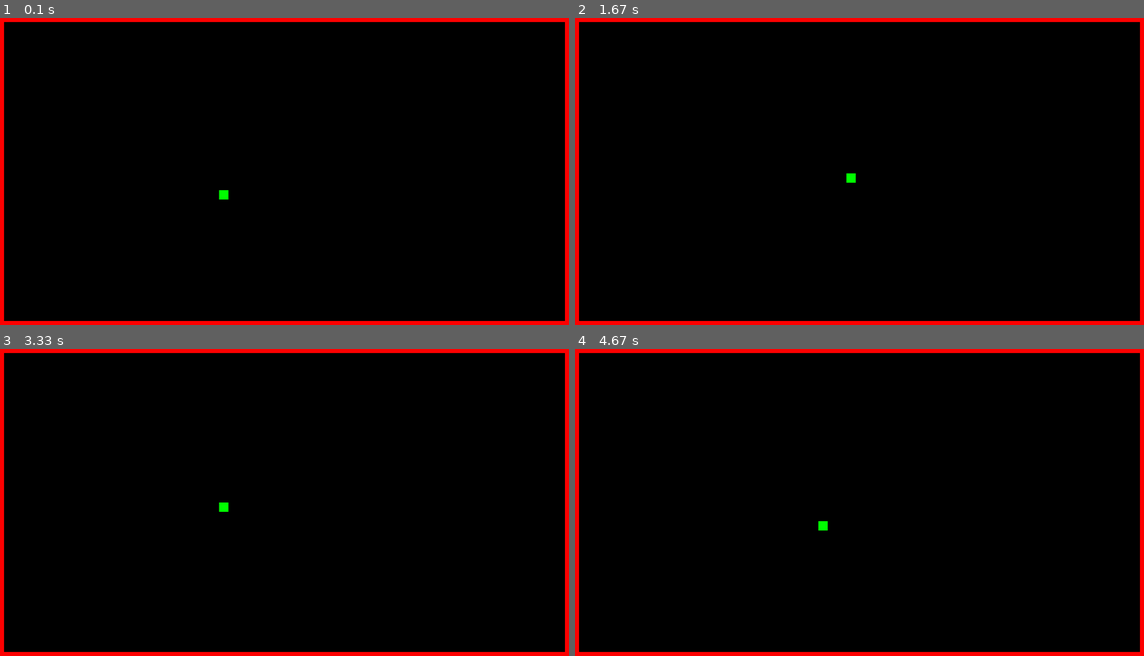
Above: before the commit, frames 1-4 (two rows, left to right).
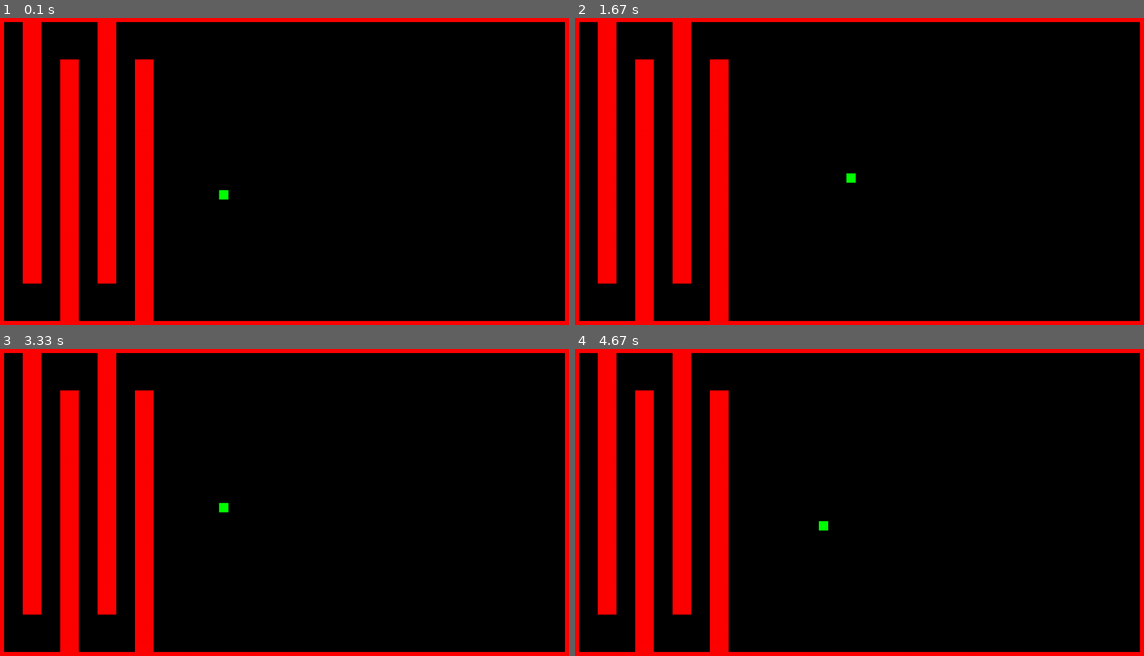
Above: after the commit, the same moments.

Repository: AlickDaSlayer/galvez-classwork
Game: pygame game, started from MiniProject/main.py
The game is run twice, just before and just after one commit, with the same random seed, the same clock (stepped at 60 frames per second) and the same inputs.
Inputs:
- Up to frame 1 (0.1 s): no input
- Up to frame 2 (1.67 s): hold Right 0.33-0.8 s; hold Up 0.83-1.13 s; hold Right 1.17-1.63 s
- Up to frame 3 (3.33 s): hold Left 1.67-2.2 s; hold Down 2.23-2.53 s; hold Left 2.57-2.97 s; hold Up from 3 s (still down)
- Up to frame 4 (4.67 s): release Up at 3.37 s; hold Right 3.4-4.03 s; hold Down 4.07-4.43 s; hold Left from 4.47 s (still down)

The runs differ from the first frame. In frame 1, 12% of the frame differs, in the area x 3-28%, y 1-99%; in frame 2, 12%; in frame 3, 12%, in the area x 3-41%, y 1-99%; in frame 4, 12%.

Commit message:
Update main.py

Diff:
--- a/MiniProject/main.py
+++ b/MiniProject/main.py
@@ -1,4 +1,5 @@
 import pygame
+import sys
 
 # Define some colors
 BLACK = (0, 0, 0)
@@ -24,15 +25,31 @@
         self.rect = self.image.get_rect()
         self.rect.x = x
         self.rect.y = y
-        self.change = -1
-        self.speed = 0
+        self.left_pressed = False
+        self.right_pressed = False
+        self.down_pressed = False
+        self.up_pressed = False
+        self.speed = 1
 
-    def movePlayer(self,x,y):
-        self.rect.x += x
-        self.rect.y += y
+##    def movePlayer(self,x,y):
+##        self.rect.x += x
+##        self.rect.y += y
 
     def update(self):
-        pass
+        self.velX = 0
+        self.velY = 0
+
+        if self.left_pressed and not self.right_pressed:
+            self.velX = -self.speed
+        if self.right_pressed and not self.left_pressed:
+            self.velX = self.speed
+        if self.up_pressed and not self.down_pressed:
+            self.velY = -self.speed
+        if self.down_pressed and not self.up_pressed:
+            self.velY = self.speed
+
+        self.rect.x += self.velX
+        self.rect.y += self.velY
 
 class Wall(pg.sprite.Sprite):
     def __init__(self, x, y, w, h):
@@ -46,22 +63,22 @@
 
 map = [
     [1,1,1,1,1,1,1,1,1,1,1,1,1,1,1,1,1,1,1,1,1,1,1,1,1,1,1,1,1,1,1,1],
-    [1,0,0,0,0,0,0,0,0,0,0,0,0,0,0,0,0,0,0,0,0,0,0,0,0,0,0,0,0,0,0,1],
-    [1,0,0,0,0,0,0,0,0,0,0,0,0,0,0,0,0,0,0,0,0,0,0,0,0,0,0,0,0,0,0,1],
-    [1,0,0,0,0,0,0,0,0,0,0,0,0,0,0,0,0,0,0,0,0,0,0,0,0,0,0,0,0,0,0,1],
-    [1,0,0,0,0,0,0,0,0,0,0,0,0,0,0,0,0,0,0,0,0,0,0,0,0,0,0,0,0,0,0,1],
-    [1,0,0,0,0,0,0,0,0,0,0,0,0,0,0,0,0,0,0,0,0,0,0,0,0,0,0,0,0,0,0,1],
-    [1,0,0,0,0,0,0,0,0,0,0,0,0,0,0,0,0,0,0,0,0,0,0,0,0,0,0,0,0,0,0,1],
-    [1,0,0,0,0,0,0,0,0,0,0,0,0,0,0,0,0,0,0,0,0,0,0,0,0,0,0,0,0,0,0,1],
-    [1,0,0,0,0,0,0,0,0,0,0,0,0,0,0,0,0,0,0,0,0,0,0,0,0,0,0,0,0,0,0,1],
-    [1,0,0,0,0,0,0,0,0,0,0,0,0,0,0,0,0,0,0,0,0,0,0,0,0,0,0,0,0,0,0,1],
-    [1,0,0,0,0,0,0,0,0,0,0,0,0,0,0,0,0,0,0,0,0,0,0,0,0,0,0,0,0,0,0,1],
-    [1,0,0,0,0,0,0,0,0,0,0,0,0,0,0,0,0,0,0,0,0,0,0,0,0,0,0,0,0,0,0,1],
-    [1,0,0,0,0,0,0,0,0,0,0,0,0,0,0,0,0,0,0,0,0,0,0,0,0,0,0,0,0,0,0,1],
-    [1,0,0,0,0,0,0,0,0,0,0,0,0,0,0,0,0,0,0,0,0,0,0,0,0,0,0,0,0,0,0,1],
-    [1,0,0,0,0,0,0,0,0,0,0,0,0,0,0,0,0,0,0,0,0,0,0,0,0,0,0,0,0,0,0,1],
-    [1,0,0,0,0,0,0,0,0,0,0,0,0,0,0,0,0,0,0,0,0,0,0,0,0,0,0,0,0,0,0,1],
-    [1,0,0,0,0,0,0,0,0,0,0,0,0,0,0,0,0,0,0,0,0,0,0,0,0,0,0,0,0,0,0,1],
+    [1,0,1,0,0,0,1,0,0,0,0,0,0,0,0,0,0,0,0,0,0,0,0,0,0,0,0,0,0,0,0,1],
+    [1,0,1,0,0,0,1,0,0,0,0,0,0,0,0,0,0,0,0,0,0,0,0,0,0,0,0,0,0,0,0,1],
+    [1,0,1,0,1,0,1,0,1,0,0,0,0,0,0,0,0,0,0,0,0,0,0,0,0,0,0,0,0,0,0,1],
+    [1,0,1,0,1,0,1,0,1,0,0,0,0,0,0,0,0,0,0,0,0,0,0,0,0,0,0,0,0,0,0,1],
+    [1,0,1,0,1,0,1,0,1,0,0,0,0,0,0,0,0,0,0,0,0,0,0,0,0,0,0,0,0,0,0,1],
+    [1,0,1,0,1,0,1,0,1,0,0,0,0,0,0,0,0,0,0,0,0,0,0,0,0,0,0,0,0,0,0,1],
+    [1,0,1,0,1,0,1,0,1,0,0,0,0,0,0,0,0,0,0,0,0,0,0,0,0,0,0,0,0,0,0,1],
+    [1,0,1,0,1,0,1,0,1,0,0,0,0,0,0,0,0,0,0,0,0,0,0,0,0,0,0,0,0,0,0,1],
+    [1,0,1,0,1,0,1,0,1,0,0,0,0,0,0,0,0,0,0,0,0,0,0,0,0,0,0,0,0,0,0,1],
+    [1,0,1,0,1,0,1,0,1,0,0,0,0,0,0,0,0,0,0,0,0,0,0,0,0,0,0,0,0,0,0,1],
+    [1,0,1,0,1,0,1,0,1,0,0,0,0,0,0,0,0,0,0,0,0,0,0,0,0,0,0,0,0,0,0,1],
+    [1,0,1,0,1,0,1,0,1,0,0,0,0,0,0,0,0,0,0,0,0,0,0,0,0,0,0,0,0,0,0,1],
+    [1,0,1,0,1,0,1,0,1,0,0,0,0,0,0,0,0,0,0,0,0,0,0,0,0,0,0,0,0,0,0,1],
+    [1,0,1,0,1,0,1,0,1,0,0,0,0,0,0,0,0,0,0,0,0,0,0,0,0,0,0,0,0,0,0,1],
+    [1,0,0,0,1,0,0,0,1,0,0,0,0,0,0,0,0,0,0,0,0,0,0,0,0,0,0,0,0,0,0,1],
+    [1,0,0,0,1,0,0,0,1,0,0,0,0,0,0,0,0,0,0,0,0,0,0,0,0,0,0,0,0,0,0,1],
     [1,1,1,1,1,1,1,1,1,1,1,1,1,1,1,1,1,1,1,1,1,1,1,1,1,1,1,1,1,1,1,1],
        ]
 
@@ -97,26 +114,55 @@
     # --- Main event loop
     for event in pg.event.get():
         if event.type == pg.QUIT:
+            pg.quit()
+            sys.exit()
             done = True
+        if event.type == pg.KEYDOWN:
+            if event.key == pygame.K_LEFT:
+                player.left_pressed = True
+            if event.key == pygame.K_RIGHT:
+                player.right_pressed = True
+            if event.key == pygame.K_UP:
+                player.up_pressed = True
+            if event.key == pygame.K_DOWN:
+                player.down_pressed = True
+        if event.type == pg.KEYUP:
+            if event.key == pygame.K_LEFT:
+                player.left_pressed = False
+            if event.key == pygame.K_RIGHT:
+                player.right_pressed = False
+            if event.key == pygame.K_UP:
+                player.up_pressed = False
+            if event.key == pygame.K_DOWN:
+                player.down_pressed = False
 
-    keys = pg.key.get_pressed()
-
-    if event.type == pg.KEYDOWN:
-        if keys[pg.K_LEFT]:
-            player.movePlayer(-1,0)
-        if keys[pg.K_RIGHT]:
-            player.movePlayer(1,0)
-        if keys[pg.K_UP]:
-            player.movePlayer(0,-1)
-        if keys[pg.K_DOWN]:
-            player.movePlayer(0,1)
-    elif event.type == pg.KEYUP:
-        player.movePlayer(0,0)
+##    keys = pg.key.get_pressed()
+##
+##    if event.type == pg.KEYDOWN:
+##        if keys[pg.K_LEFT]:
+##            player.movePlayer(-1,0)
+##        if keys[pg.K_RIGHT]:
+##            player.movePlayer(1,0)
+##        if keys[pg.K_UP]:
+##            player.movePlayer(0,-1)
+##        if keys[pg.K_DOWN]:
+##            player.movePlayer(0,1)
+##    elif event.type == pg.KEYUP:
+##        player.movePlayer(0,0)
 
     # --- Game logic should go here
 
+    ## -- COLLISION DETECTION OF PLAYER AND WALL SPRITES -- ##
+    player_collision = pg.sprite.spritecollide(player, wall_group, False)
+    for i in player_collision:
+        player.rect.x = old_player_x
+        player.rect.y = old_player_y
+    #next i
+
+    old_player_x = player.rect.x
+    old_player_y = player.rect.y
+
     # --- Screen-clearing code goes here
-
     # Here, we clear the screen to white. Don't put other drawing commands
     # above this, or they will be erased with this command.
 
@@ -132,7 +178,7 @@
     pg.display.flip()
 
     # --- Limit to 60 frames per second
-    clock.tick(1000)
+    clock.tick(400)
 
 # Close the window and quit.
 pg.quit()
